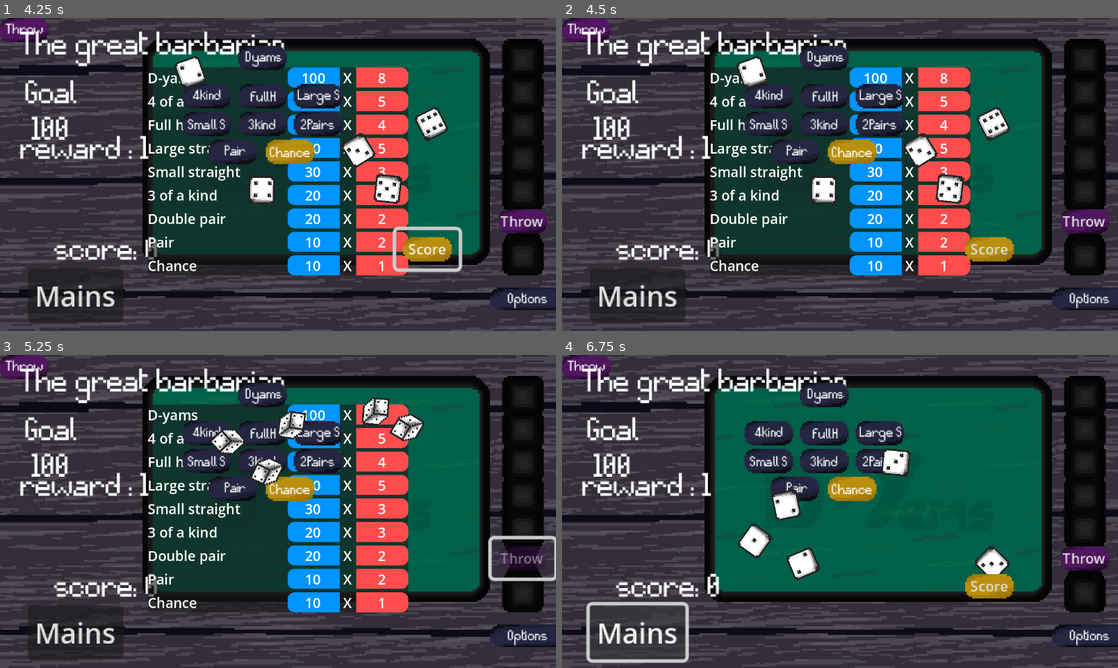
Above: before the commit, frames 1-4 (two rows, left to right).
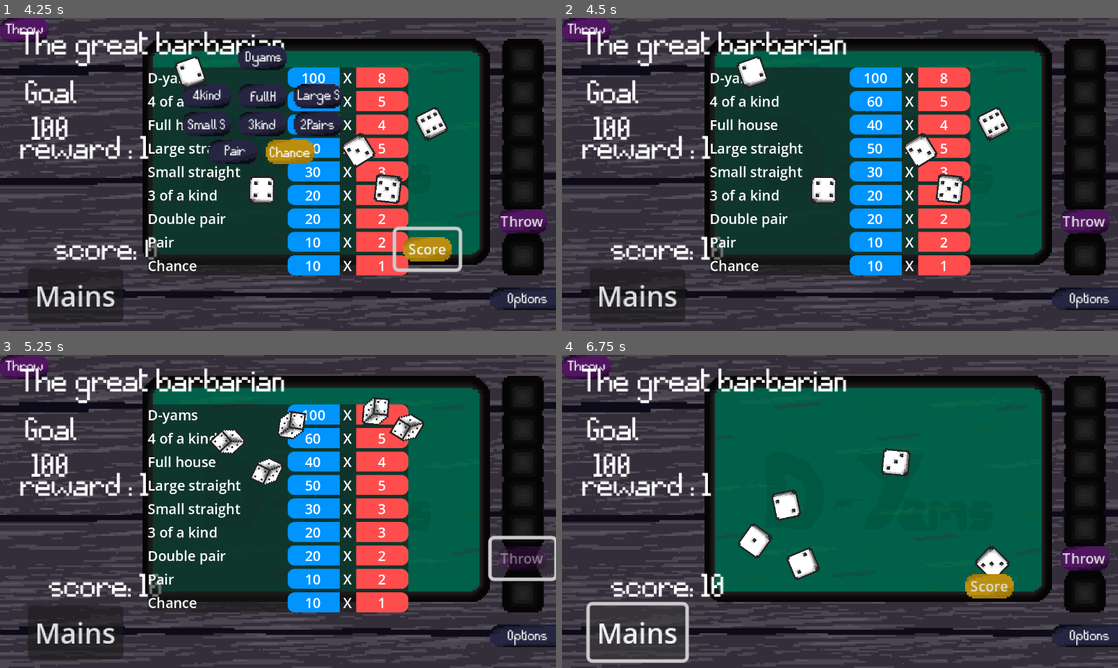
Above: after the commit, the same moments.

Repository: geoffrey66280/D-yams
Game: Godot game, scene res://scenes/EcranTitre.tscn
Two runs of this game, one before a commit and one after it. Both use one fixed random seed, a clock stepped at 60 frames per second and the inputs below.
Inputs:
- Up to frame 1 (4.25 s): click "Play" at 0.5 s; click "Throw" at 1.25 s; click "Throw" at 2 s; click "Mains" at 2.75 s; click "Score" at 3.5 s
- Up to frame 2 (4.5 s): click "Chance" at 4.25 s
- Up to frame 3 (5.25 s): click "Throw" at 5 s
- Up to frame 4 (6.75 s): click "Throw" at 5.75 s; click "Mains" at 6.5 s

Frame 1 is identical in both runs. In frame 2, 5.1% of the frame differs, in the area x 8-82%, y 8-78%; in frame 3, 4.1%; in frame 4, 6.0%, in the area x 8-62%, y 8-78%.

Commit message:
feat: score au clic sur la combinaison choisie

Diff:
--- a/scenes/game.tscn
+++ b/scenes/game.tscn
@@ -72,3 +72,4 @@
 
 [connection signal="pressed" from="ButtonCombination" to="." method="_on_button_pressed"]
 [connection signal="pressed" from="ButtonOptions" to="." method="_on_button_options_pressed"]
+[connection signal="combination" from="popup_score" to="Arena/ThrowingDices" method="_on_popup_score_combination"]
--- a/scenes/popup_score.tscn
+++ b/scenes/popup_score.tscn
@@ -178,3 +178,11 @@
 label_settings = ExtResource("2_exvef")
 
 [connection signal="button_up" from="Dyams_Button" to="." method="_on_dyams_button_button_up"]
+[connection signal="button_up" from="Fourkind_Button" to="." method="_on_fourkind_button_button_up"]
+[connection signal="button_up" from="FullHouse_Button" to="." method="_on_full_house_button_button_up"]
+[connection signal="button_up" from="LargeS_Button" to="." method="_on_large_s_button_button_up"]
+[connection signal="button_up" from="SmallS_Button" to="." method="_on_small_s_button_button_up"]
+[connection signal="button_up" from="Threekind_Button" to="." method="_on_threekind_button_button_up"]
+[connection signal="button_up" from="TwoPairs_Button" to="." method="_on_two_pairs_button_button_up"]
+[connection signal="button_up" from="Pair_Button" to="." method="_on_pair_button_button_up"]
+[connection signal="button_up" from="Chance_Button" to="." method="_on_chance_button_button_up"]
--- a/scripts/level_information.gd
+++ b/scripts/level_information.gd
@@ -41,12 +41,15 @@
 	level_information["actual_lvl"] = 1
 	update_ui()
 
-func update_ui() -> void:
+func update_ui(score = null) -> void:
 	# Séparer la mise à jour UI rend le code plus propre
 	$BossName.text = level_information["bosses"][level_information["actual_lvl"]]
 	$Score.text = "Goal\n" + level_information["score_to_reach"][level_information["actual_lvl"]]
 	$Reward.text = "reward : " + str(level_information["actual_lvl"])
-	$PlayerScore.text = "score: 0"
+	if(score):
+		$PlayerScore.text = "score: " + str(score)
+	else:
+		$PlayerScore.text = "score: 0"
 
 func compute_score(dices_values: Array, user_combination_name: String) -> int:
 	var final_score: int = 0
--- a/scripts/popup_score.gd
+++ b/scripts/popup_score.gd
@@ -1,4 +1,6 @@
 extends Control
+
+signal combination(combination_name)
 
 func _ready() -> void:
 	visible = false
@@ -38,3 +40,42 @@
 				$Pair_Button.disabled = false
 			"Chance":
 				$Chance_Button.disabled = false
+
+func emit_combination(combination_name: String):
+	emit_signal('combination', combination_name)
+
+
+func _on_dyams_button_button_up() -> void:
+	emit_combination("D-yams")
+
+
+func _on_fourkind_button_button_up() -> void:
+	emit_combination("4 of a kind")
+
+
+func _on_full_house_button_button_up() -> void:
+	emit_combination("Full house")
+
+
+func _on_large_s_button_button_up() -> void:
+	emit_combination("Large straight")
+
+
+func _on_small_s_button_button_up() -> void:
+	emit_combination("Small straight")
+
+
+func _on_threekind_button_button_up() -> void:
+	emit_combination("3 of a kind")
+
+
+func _on_two_pairs_button_button_up() -> void:
+	emit_combination("Double pair")
+
+
+func _on_pair_button_button_up() -> void:
+	emit_combination("Pair")
+
+
+func _on_chance_button_button_up() -> void:
+	emit_combination("Chance")
--- a/scripts/throwing_dices.gd
+++ b/scripts/throwing_dices.gd
@@ -109,3 +109,12 @@
 		pop_up_score.visible = true
 	else:
 		pop_up_score.visible = false
+
+
+
+func _on_popup_score_combination(combination_name: Variant) -> void:
+	var level_info_node = get_node("../../LevelInformation")
+	var scored = level_info_node.compute_score(dices_kept, combination_name)
+	level_info_node.update_ui(scored)
+	_on_score_button_button_up()
+	$ScoreButton.hide()
Not shown: 1 places in scenes/game.tscn that only renumber resources
